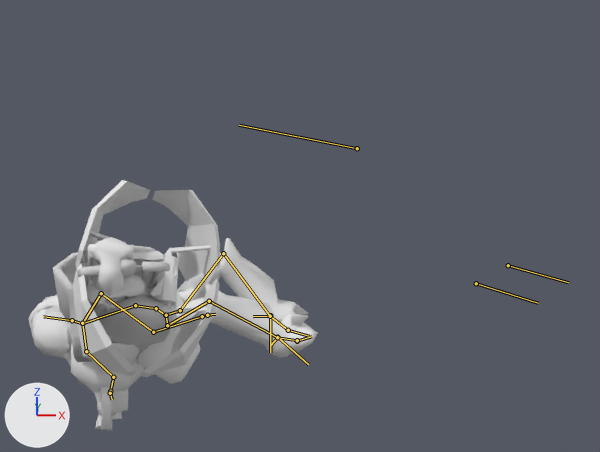
What one commit did to the Blender file Tools/Models/Players/martianoverlord.blend.
Rendered twice from a camera (50 mm lens) standing at (6.7, -134.1, 43.6) and looking at (4.4, -21.5, 5.4). The lights are fixed; the arrows at lower left show +X, +Y and +Z. Both versions are drawn at the pose saved in each file; the numbers are the values there. The bones that bend it are drawn over the model as lines.

Names of what the first picture shows: 'beamgun', 'blaster', 'chaingun2', 'flamethrower', 'martianoverlord', 'martianoverlordhelmet', 'minderaser', 'newdisruptor', 'newrocketlauncher.001', 'newviolator', 'smartgun', 'vaporizer', 'violator'.
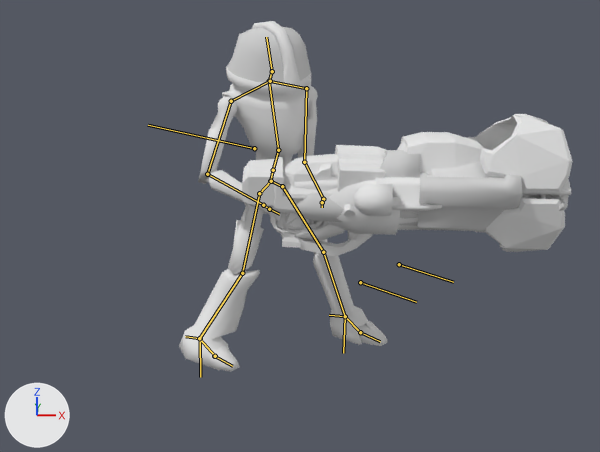
What the commit changed:
Bone 'master' (bone_master) moves from (-1.017, -0.848, 0.596) to (0.282, -0.848, 0.596).
Bone 'ik_foot.l' (bone_ik_foot_l) moves from (-0.827, 0.038, 1.052) to (0.699, -0.025, -0.737).
Bone 'ik_foot.l' (bone_ik_foot_l) turns from (-1, -13, -1) to (0, 0, 0) degrees about its own x, y and z.
Bone 'ik_foot.r' (bone_ik_foot_r) moves from (-0.558, -0.013, 0.474) to (-0.384, 0.009, 0.27).
Bone 'ik_foot.r' (bone_ik_foot_r) turns from (-34, -10, -28) to (0, 0, 0) degrees about its own x, y and z.
Bone 'Spine.001' (bone_spine_001) moves from (-1.644, -2.645, -1.227) to (0.142, -0.224, 0.251).
Bone 'Spine.001' (bone_spine_001) turns from (-74, 27, -4) to (0, 0, 0) degrees about its own x, y and z.
Bone 'Spine.002' (bone_spine_002) turns from (17, -1, -3) to (-13, 0, 0) degrees about its own x, y and z.
Bone 'Spine.003' (bone_spine_003) turns from (11, -18, -8) to (13, -15, -4) degrees about its own x, y and z.
Bone 'neck' (bone_neck) turns from (8, 0, 2) to (13, 0, 0) degrees about its own x, y and z.
Bone 'head' (bone_head) turns from (-33, 45, -16) to (-8, 42, -8) degrees about its own x, y and z.
Bone 'bicep.l' (bone_bicep_l) turns from (-39, -2, 49) to (-29, -31, -5) degrees about its own x, y and z.
Bone 'forearm.l' (bone_forearm_l) turns from (27, -13, -27) to (-4, -27, -34) degrees about its own x, y and z.
Bone 'wrist.l' (bone_wrist_l) turns from (3, -46, 0) to (-32, -47, 3) degrees about its own x, y and z.
Bone 'hand.l' (bone_hand_l) turns from (-20, -4, -1) to (8, -5, -10) degrees about its own x, y and z.
Bone 'bicep.r' (bone_bicep_r) turns from (35, -6, -1) to (16, 5, 8) degrees about its own x, y and z.
Bone 'forearm.r' (bone_forearm_r) turns from (13, -4, -15) to (-29, 19, 53) degrees about its own x, y and z.
Bone 'wrist.r' (bone_wrist_r) turns from (-1, 19, -4) to (2, 19, -3) degrees about its own x, y and z.
Bone 'hand.r' (bone_hand_r) turns from (-20, -2, 0) to (1, 0, 0) degrees about its own x, y and z.
Bone 'thigh.l' (bone_thigh_l) turns from (0, 0, 0) to (-13, 2, 61) degrees about its own x, y and z.
Bone 'shin.l' (bone_shin_l) turns from (0, 0, 0) to (0, 3, 6) degrees about its own x, y and z.
Bone 'thigh.r' (bone_thigh_r) turns from (0, 0, 0) to (-4, 3, -46) degrees about its own x, y and z.

Boxes (x1, y1, x2, y2) around the edits, measured in the pictures (600 x 452 px):
'martianoverlord', posed: before (29, 238, 318, 360); after (179, 21, 388, 372)
'minderaser', posed (104% wider, 44% shorter): before (73, 180, 220, 429); after (272, 114, 573, 252)
'vaporizer', posed: before (53, 251, 155, 431); after (303, 150, 523, 231)
'newviolator', posed (154% wider, 48% shorter): before (66, 251, 178, 420); after (242, 145, 528, 232)
'beamgun', posed: before (78, 259, 170, 416); after (276, 192, 418, 235)
'violator', posed: before (67, 237, 134, 403); after (279, 175, 571, 240)
'smartgun', posed: before (71, 342, 144, 392); after (281, 188, 418, 239)
'chaingun2', posed: before (33, 263, 145, 376); after (325, 180, 546, 216)
'martianoverlordhelmet', posed: before (31, 294, 66, 360); after (227, 27, 311, 84)
'newrocketlauncher.001', posed: before (93, 250, 154, 415); after (294, 162, 502, 241)
'blaster', posed: before (100, 387, 112, 430); after (281, 163, 373, 257)
'newdisruptor', posed: before (77, 259, 170, 402); after (278, 192, 565, 231)
'flamethrower', posed: before (111, 272, 201, 409); after (297, 215, 303, 219)
bone 'master', root to tip: before (357, 148) to (239, 125); after (254, 148) to (148, 125)
bone 'ik_foot.l', root to tip: before (270, 315) to (270, 352); after (345, 316) to (343, 353)
bone 'ik_foot.r', root to tip: before (277, 337) to (308, 364); after (200, 338) to (200, 377)
bone 'Spine.001', root to tip: before (165, 315) to (156, 308); after (270, 181) to (273, 170)
bone 'Spine.002', root to tip: before (156, 308) to (135, 305); after (273, 170) to (278, 150)
bone 'Spine.003', root to tip: before (135, 305) to (82, 323); after (278, 150) to (269, 81)
bone 'neck', root to tip: before (82, 323) to (72, 320); after (269, 81) to (272, 71)
bone 'head', root to tip: before (72, 320) to (43, 316); after (272, 71) to (266, 37)
bone 'bicep.l', root to tip: before (101, 293) to (153, 332); after (306, 88) to (304, 162)
bone 'forearm.l', root to tip: before (153, 332) to (202, 316); after (304, 162) to (323, 199)
bone 'wrist.l', root to tip: before (202, 316) to (207, 315); after (323, 199) to (322, 202)
bone 'hand.l', root to tip: before (207, 315) to (215, 314); after (322, 202) to (322, 207)
bone 'bicep.r', root to tip: before (86, 351) to (113, 377); after (231, 101) to (207, 174)
bone 'forearm.r', root to tip: before (113, 377) to (110, 391); after (207, 174) to (263, 205)
bone 'wrist.r', root to tip: before (110, 391) to (110, 393); after (263, 205) to (269, 209)
bone 'hand.r', root to tip: before (110, 393) to (112, 399); after (269, 209) to (279, 214)
bone 'thigh.l', root to tip: before (180, 310) to (223, 253); after (282, 186) to (323, 252)
bone 'shin.l', root to tip: before (223, 253) to (270, 316); after (323, 252) to (345, 316)
bone 'thigh.r', root to tip: before (167, 325) to (209, 301); after (259, 193) to (242, 273)
